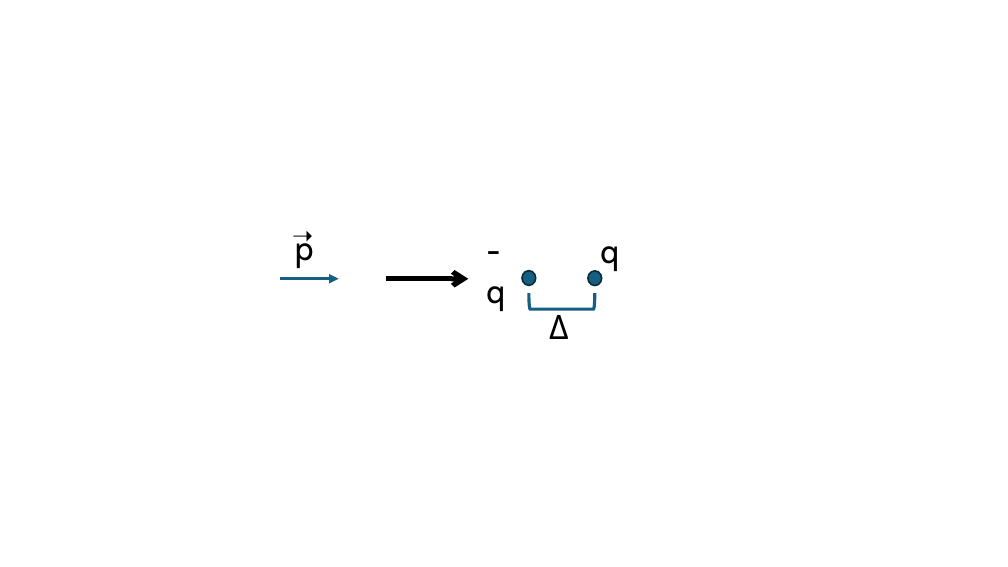
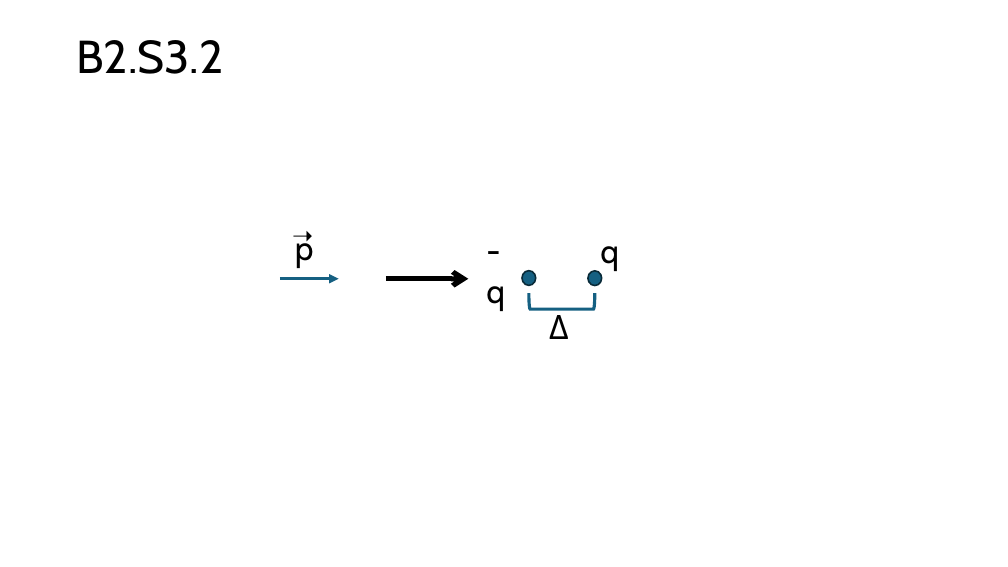
Before and after one commit to GuillermoRegodon/jupyter-em1fisuco-problemas, a slide deck: slide 11 of images/Images.pptx (slide 10 before the commit). Drawn at 1008x567 pixels with LibreOffice and Linux fonts; fonts in the diff are those of the drawing. Boxes give left, top, right and bottom in pixels: in the first picture for what was removed or moved away, otherwise in the second. Text is boxed around its words. In the diff, an @@ line names an element or a change of style, - is before the commit and + after.

```diff
--- a/images/Images.pptx
+++ b/images/Images.pptx
@@ text added at [77, 40, 224, 74], 44 pt, text #000000 @@
+B2.S3.2
```
Also in this commit, not shown: 1 other slide changed, 3 slides added, 49 other files.
